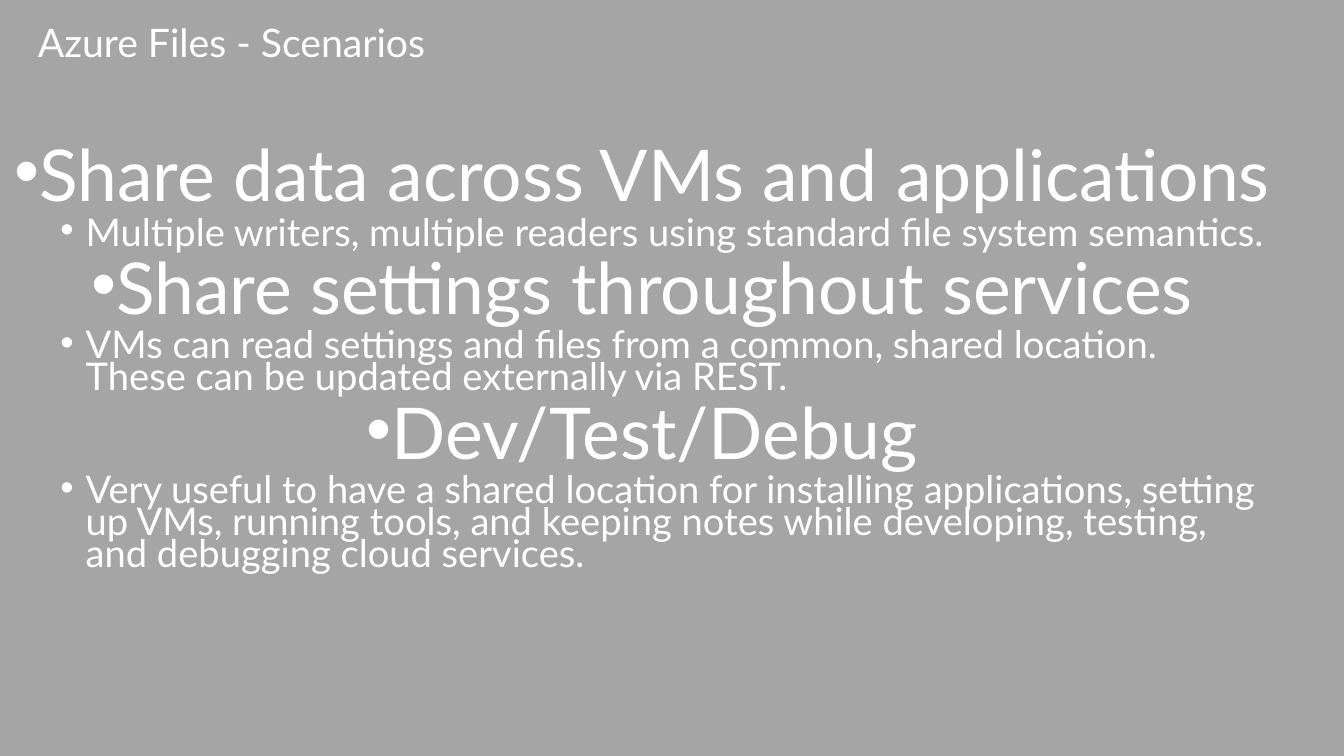
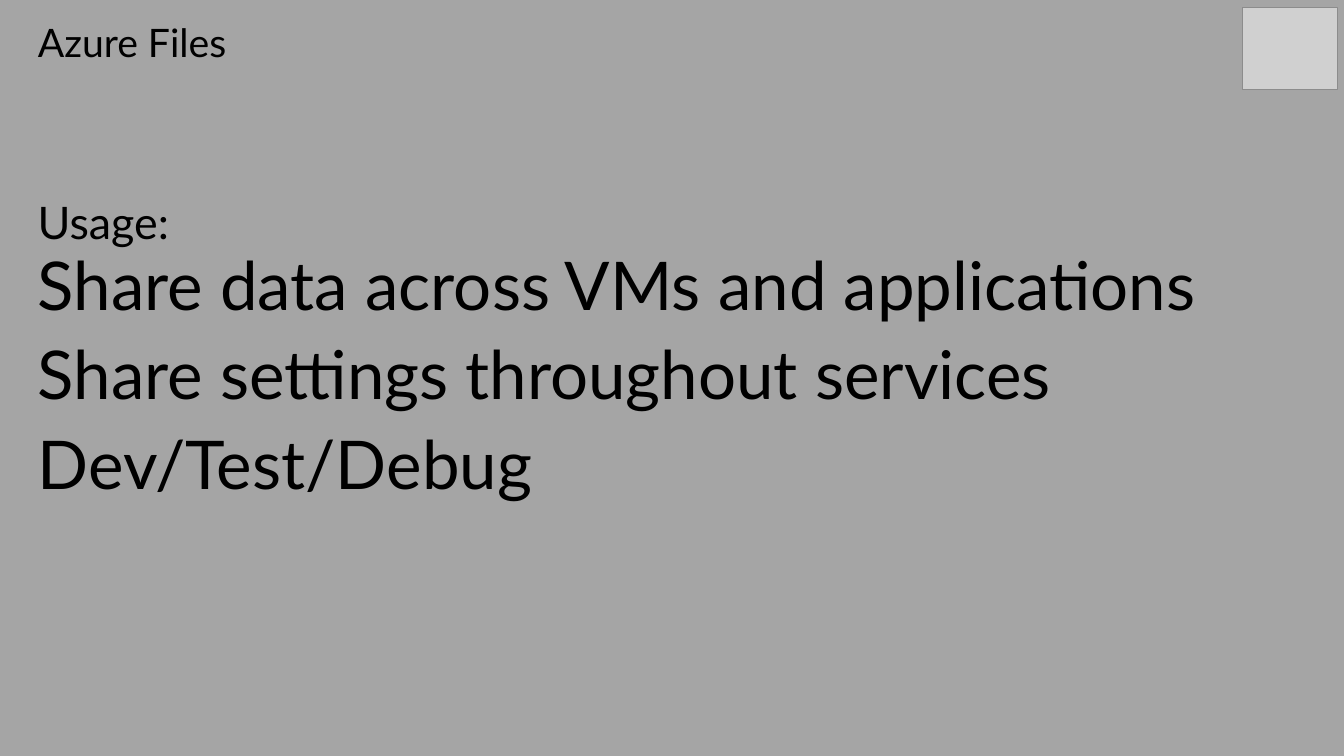
Before and after one commit to sack212/BasicAzureCamp, a slide deck: slide 41 of Data-Storage/Data-Storage.pptx (slide 39 before the commit). Drawn at 1344x756 pixels with LibreOffice and Linux fonts; fonts in the diff are those of the drawing; grey boxes stand for pictures. Boxes give left, top, right and bottom in pixels: in the first picture for what was removed or moved away, otherwise in the second. Text is boxed around its words. In the diff, an @@ line names an element or a change of style, - is before the commit and + after.

Commit message:
Continued to work on the Data-Storage slides. Added a demo for blob metadata.

```diff
--- a/Data-Storage/Data-Storage.pptx
+++ b/Data-Storage/Data-Storage.pptx
@@ title at (x1=38, y1=28, x2=226, y2=58): text changed; text colour #FFFFFF to #000000 @@
-Azure Files - Scenarios
+Azure Files
@@ picture added at (x1=1243, y1=7, x2=1338, y2=90) @@
@@ text removed at (x1=39, y1=148, x2=1270, y2=574) @@
-• Share data across VMs and applications
-  • Multiple writers, multiple readers using standard file system semantics.
-• Share settings throughout services
-  • VMs can read settings and files from a common, shared location. These can be updated externally via REST.
-• Dev/Test/Debug
-  • Very useful to have a shared location for installing applications, setting up VMs, running tools, and keeping notes while developing, testing, and debugging cloud services.
@@ text added at (x1=38, y1=207, x2=169, y2=247), 32 pt, text #000000 @@
+Usage:
@@ text added at (x1=38, y1=260, x2=1196, y2=502), 48 pt, text #000000 @@
+Share data across VMs and applications
+Share settings throughout services
+Dev/Test/Debug
```
Also in this commit, not shown: 41 other slides changed, 13 slides added, 3 slides removed, 3 other files.
